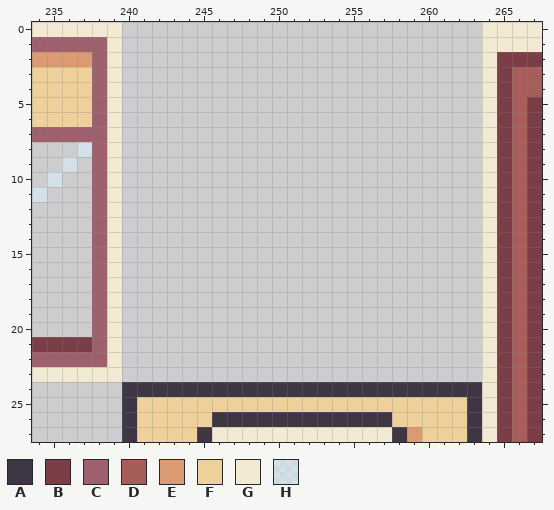
Pixel-art file: ART/Jacson/Tilemap/school.aseprite. The first picture shows the starting point.
384x384 pixels, 1 frame. Shown: x 234..267, y 0..27. The commit also changed other parts of the picture, which this record leaves out.
Visible layers, top first: "Top Layer", "Mid Layer", "Bottom Layer".
Palette (. is transparent): A #3f3645  B #7b3e46  C #9e606d  D #a75d59  E #dc9a72  F #eed09b  G #f2e9d3  H #dbf4ff7f
Pixels before, first column x 234:
 0 GGGGGG........................GGGG
 1 CCCCCG........................GGGG
 2 EEEECG........................GBBB
 3 FFFFCG........................GBDD
 4 FFFFCG........................GBDD
 5 FFFFCG........................GBDB
 6 FFFFCG........................GBDB
 7 CCCCCG........................GBDB
 8 ...HCG........................GBDB
 9 ..H.CG........................GBDB
10 .H..CG........................GBDB
11 H...CG........................GBDB
12 ....CG........................GBDB
13 ....CG........................GBDB
14 ....CG........................GBDB
15 ....CG........................GBDB
16 ....CG........................GBDB
17 ....CG........................GBDB
18 ....CG........................GBDB
19 ....CG........................GBDB
20 ....CG........................GBDB
21 BBBBCG........................GBDB
22 CCCCCG........................GBDB
23 GGGGGG........................GBDB
24 ......AAAAAAAAAAAAAAAAAAAAAAAAGBDB
25 ......AFFFFFFFFFFFFFFFFFFFFFFAGBDB
26 ......AFFFFFAAAAAAAAAAAAFFFFFAGBDB
27 ......AFFFFAGGGGGGGGGGGGAEFFFAGBDB
After:
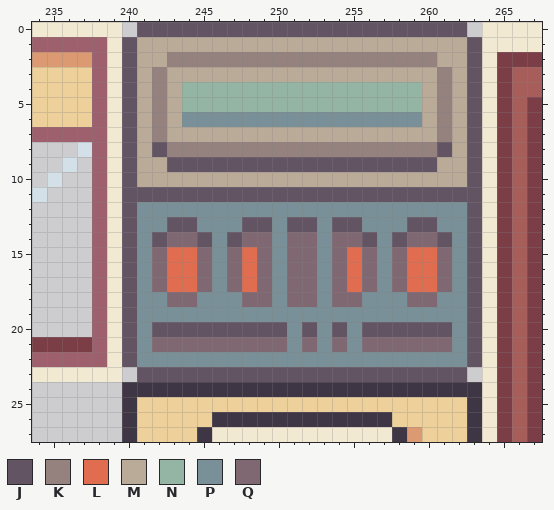
Colours new in this view: J #635463  K #95827f  L #e16d50  M #baab99  N #94b5a3  P #799098  Q #806873
Edits made:
Layer "Bottom Layer":
y 0: x 241..262 ...................... -> JJJJJJJJJJJJJJJJJJJJJJ
y 1: x 240..263 ........................ -> JMMMMMMMMMMMMMMMMMMMMMMJ
y 2: x 240..263 ........................ -> JMMKKKKKKKKKKKKKKKKKKMMJ
y 3: x 240..263 ........................ -> JMKMMMMMMMMMMMMMMMMMMKMJ
y 4..5: x 240..263 ........................ -> JMKMNNNNNNNNNNNNNNNNMKMJ
y 6: x 240..263 ........................ -> JMKMPPPPPPPPPPPPPPPPMKMJ
y 7: x 240..263 ........................ -> JMKMMMMMMMMMMMMMMMMMMKMJ
y 8: x 240..263 ........................ -> JMJKKKKKKKKKKKKKKKKKKJMJ
y 9: x 240..263 ........................ -> JMMJJJJJJJJJJJJJJJJJJMMJ
y 10: x 240..263 ........................ -> JMMMMMMMMMMMMMMMMMMMMMMJ
y 11: x 240..263 ........................ -> JJJJJJJJJJJJJJJJJJJJJJJJ
y 12: x 240..263 ........................ -> JPPPPPPPPPPPPPPPPPPPPPPJ
y 13: x 240..263 ........................ -> JPPJJPPPJJPJJPJJPPPJJPPJ
y 14: x 240..263 ........................ -> JPJQQJPJQQPQQPQQJPJQQJPJ
y 15..17: x 240..263 ........................ -> JPQLLQPQLQPQQPQLQPQLLQPJ
y 18: x 240..263 ........................ -> JPPQQPPPQQPQQPQQPPPQQPPJ
y 19: x 240..263 ........................ -> JPPPPPPPPPPPPPPPPPPPPPPJ
y 20: x 240..263 ........................ -> JPJJJJJJJJJPJPJPJJJJJJPJ
y 21: x 240..263 ........................ -> JPQQQQQQQQQPQPQPQQQQQQPJ
y 22: x 240..263 ........................ -> JPPPPPPPPPPPPPPPPPPPPPPJ
y 23: x 241..262 ...................... -> JJJJJJJJJJJJJJJJJJJJJJ
Changed places in both pictures, as pixel boxes (x1, y1, x2, y2):
added: (122, 22, 482, 382)
